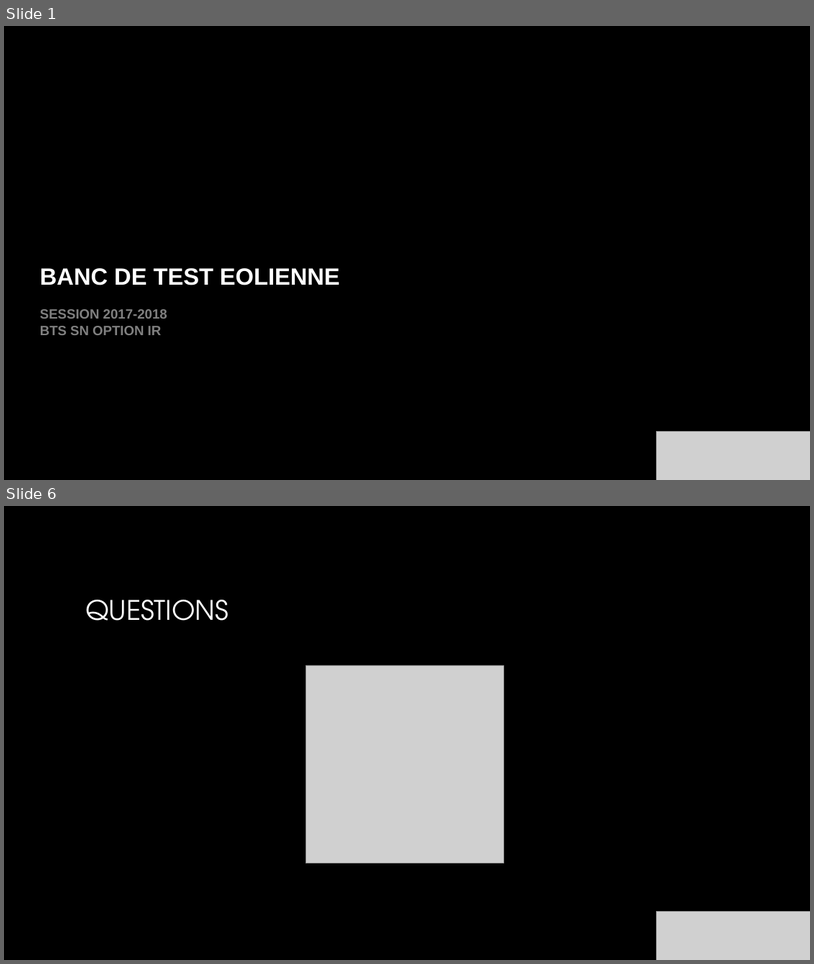
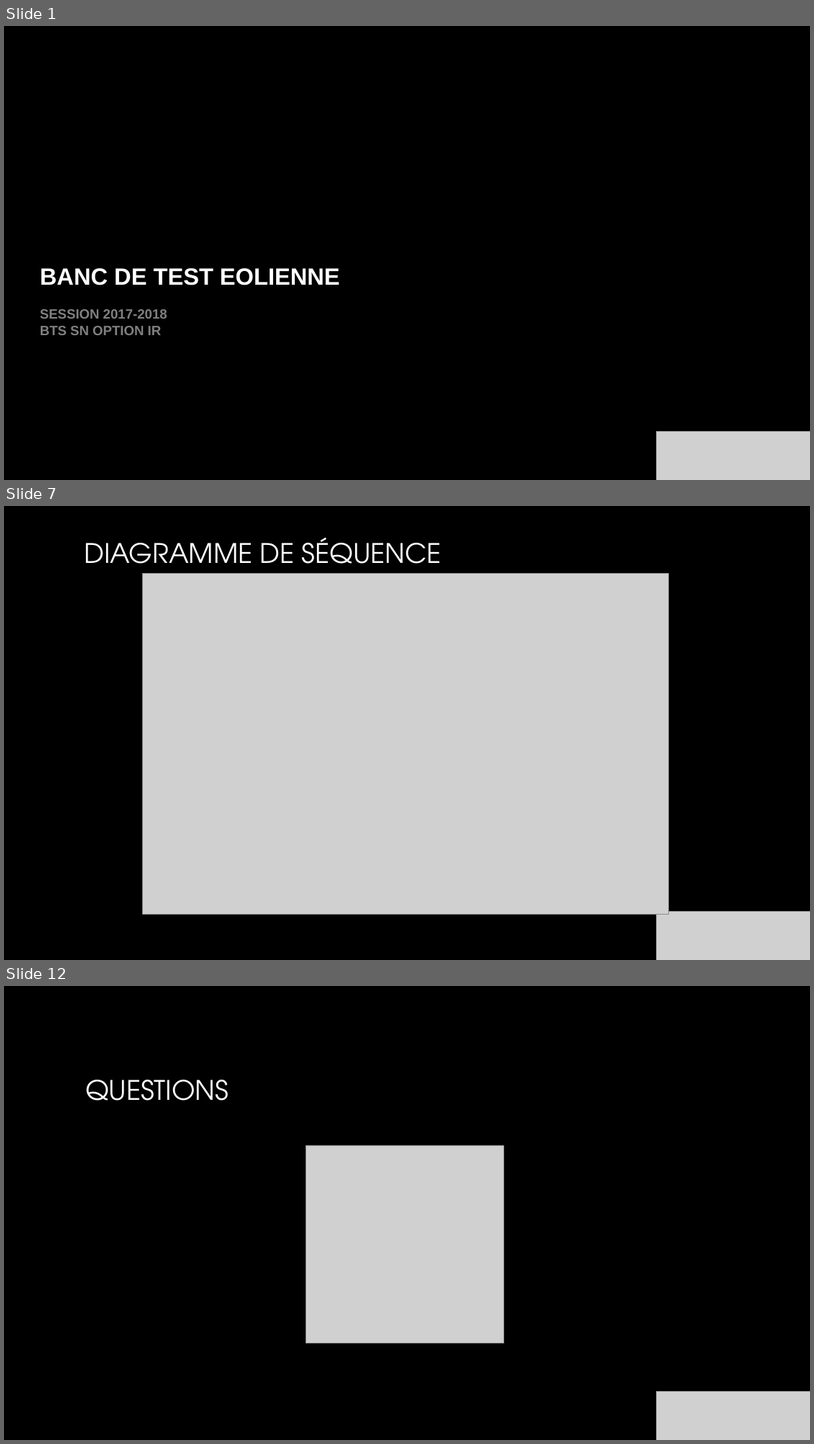
Before and after one commit to Izakun/banc_de_test_eolienne, a slide deck: 05_revue_de_projet/revues/revue_02/alan_carrer/diaporama.pptx. Shown one above the other, each under a label of ours: slides 1 and 6 before the commit, slides 1, 7 and 12 after it; the slides between them are not shown. The pictures are 814x964 and 814x1444 pixels, drawn with LibreOffice and Linux fonts; fonts in the diff are those of the drawing; grey boxes stand for pictures; background and template pictures are left out. Boxes give left, top, right and bottom in pixels: in the first picture for what was removed or moved away, otherwise in the second. Text is boxed around its words. In the diff, an @@ line names an element or a change of style, - is before the commit and + after.

```diff
--- a/05_revue_de_projet/revues/revue_02/alan_carrer/diaporama.pptx
+++ b/05_revue_de_projet/revues/revue_02/alan_carrer/diaporama.pptx
@@ slide 7 added at [4, 506, 810, 960], background picture (left out) @@
@@ title added at [85, 537, 442, 575], 32 pt, text gradient #FFFFFF to #A6A6A6 @@
+DIAGRAMME DE SÉQUENCE
@@ picture added at [143, 573, 669, 914] @@
@@ picture added at [657, 911, 810, 960] @@
@@ what was slide 6 is now slide 12 @@
```
Also in this commit, not shown: 9 other slides added, 4 slides removed, 1 other file.
